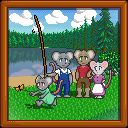
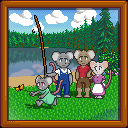
Revision of a layered 128 × 128 image; what changed, layer by layer:
painted on "lacey" over [49, 77, 52, 85]
painted on "melody" over [90, 61, 108, 68]
painted on "fletcher" over [52, 52, 73, 61]
painted on "diana" over [74, 50, 95, 59]
showed "familyPhoto.png" over [49, 50, 108, 85]
